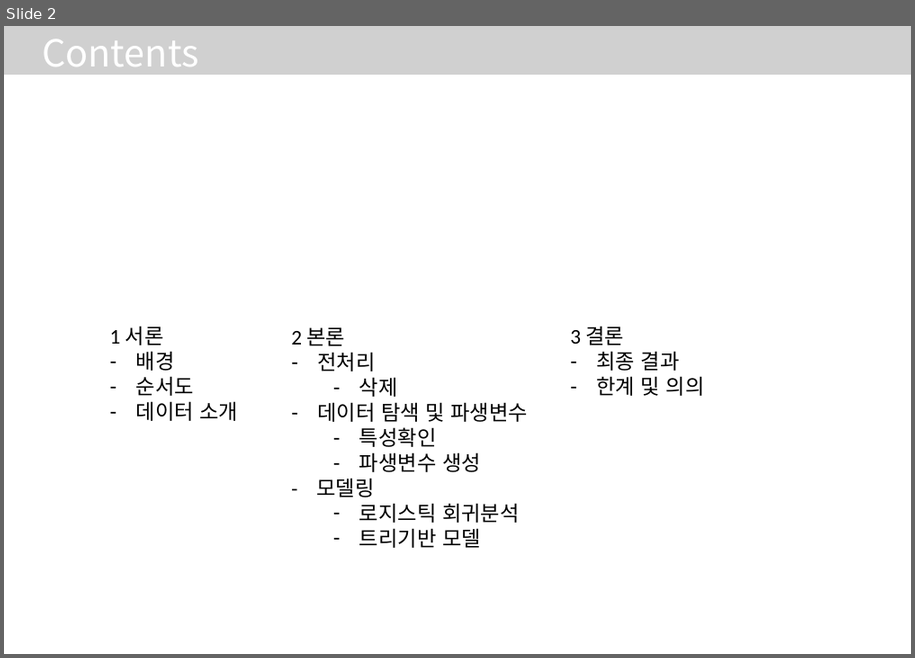
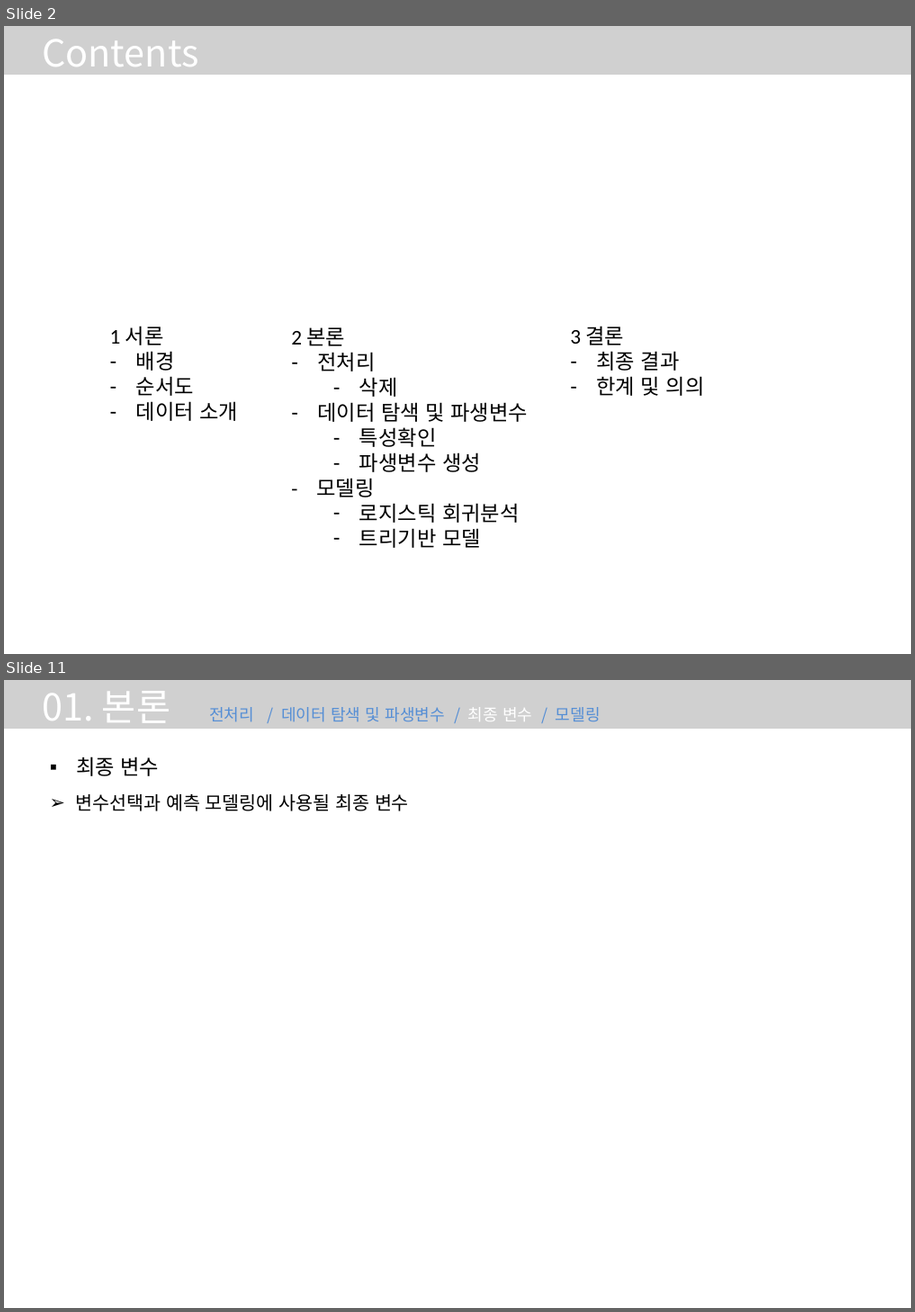
Before and after one commit to InkyunMoon/-----, a slide deck: 스케일 불량요인 파악과 개선기회 도출.pptx. Shown one above the other, each under a label of ours: slide 2 before the commit, slides 2 and 11 after it; the slides between them are not shown. The pictures are 915x658 and 915x1312 pixels, drawn with LibreOffice and Linux fonts; fonts in the diff are those of the drawing; grey boxes stand for pictures. Boxes give left, top, right and bottom in pixels: in the first picture for what was removed or moved away, otherwise in the second. Text is boxed around its words. In the diff, an @@ line names an element or a change of style, - is before the commit and + after.

Commit message:
0325 오전 전처리

```diff
--- a/스케일 불량요인 파악과 개선기회 도출.pptx
+++ b/스케일 불량요인 파악과 개선기회 도출.pptx
@@ slide 11 added at (4,680,911,1308), background #FFFFFF @@
@@ picture added at (4,680,911,729) @@
@@ text added at (42,691,601,730), 14 pt, text #558ED5 @@
+01. 본론 전처리 / 데이터 탐색 및 파생변수 / 최종 변수 / 모델링
@@ text added at (76,756,159,776), 18 pt, text #000000 @@
+▪ 최종 변수
@@ text added at (76,794,409,811), 16 pt, text #000000 @@
+➢ 변수선택과 예측 모델링에 사용될 최종 변수
```
Also in this commit, not shown: 5 slides changed, 4 other slides added.
